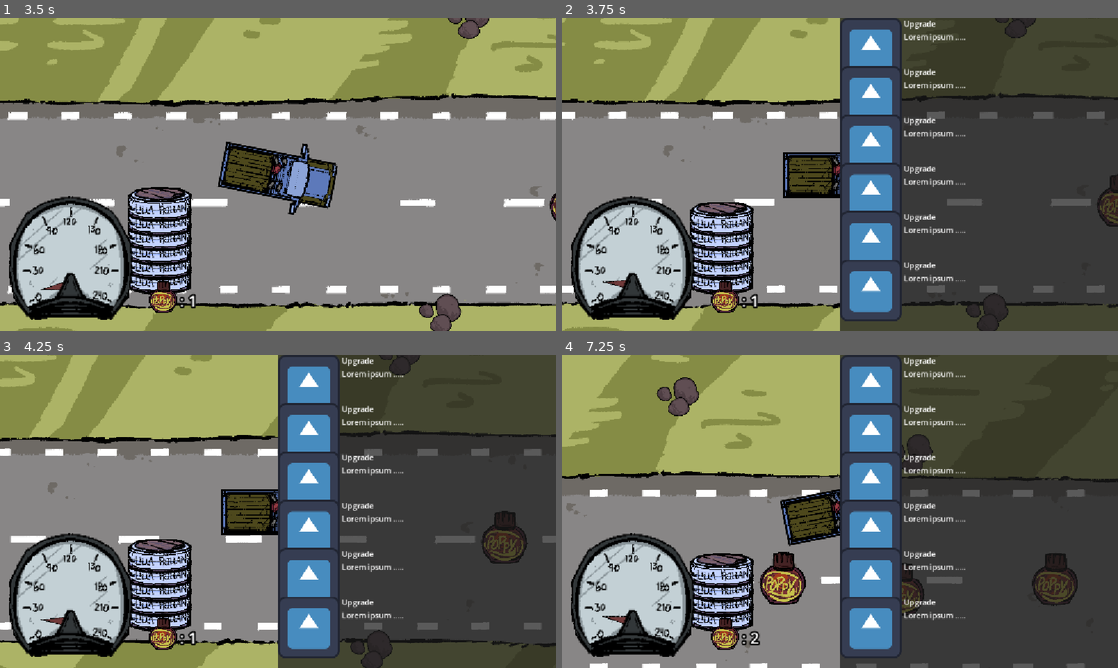
Above: before the commit, frames 1-4 (two rows, left to right).
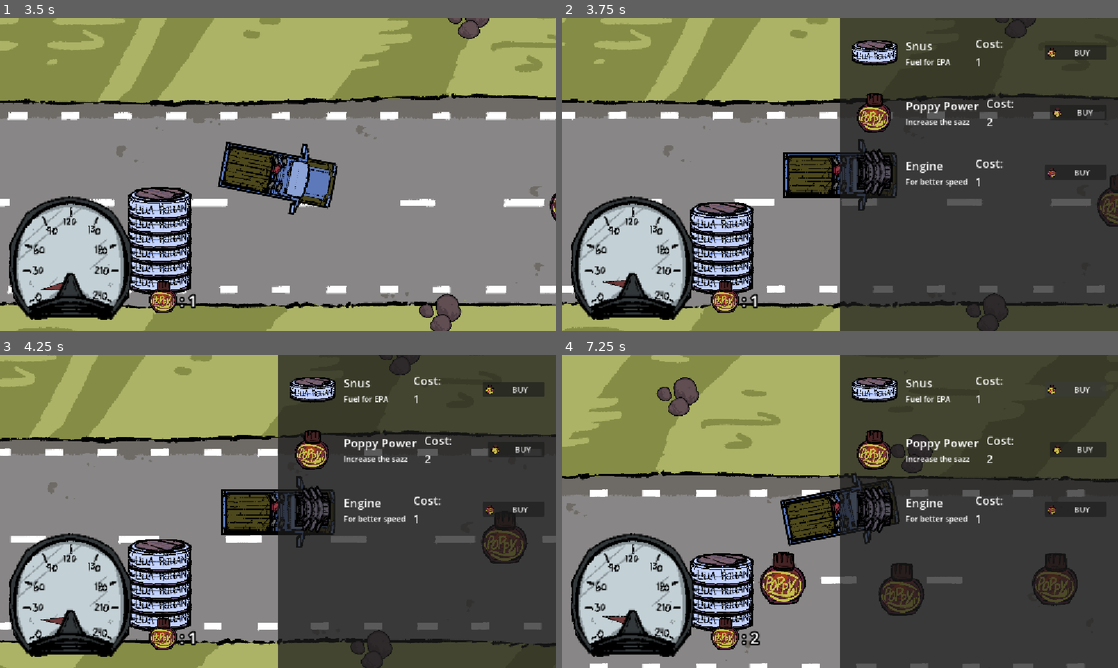
Above: after the commit, the same moments.

Repository: midenfors/project-epa
Game: Godot game, scene res://Scenes/UI/main_menu.tscn
Same seed, same stepped clock (60 frames per second), same inputs: the game is played once before the commit and once after it. The engine's default icon, where the game draws it, is replaced by a stand-in: a white triangle on a blue panel in a dark square.
Inputs (mouse positions are in pixels of both pictures, inside the frame that each line leads up to):
- Up to frame 1 (3.5 s): click "Start" at 0.5 s; tap Enter at 1.25 s; hold S (Turn Right) 1.28-2.03 s; tap Space (Boost) at 1.35 s; hold W (Turn Left) 2.03-2.78 s; tap A (Break) at 2.1 s; hold S (Turn Right) from 2.78 s (still down); tap D (Gas) at 2.85 s
- Up to frame 2 (3.75 s): release S (Turn Right) at 3.53 s; hold F (Upgrades) from 3.53 s (still down); tap Space (Boost) at 3.6 s
- Up to frame 3 (4.25 s): keep holding F (Upgrades)
- Up to frame 4 (7.25 s): release F (Upgrades) at 4.25 s; click (1073, 389) at 4.25 s, where only the run after the commit has a clickable "BUY"; hold W (Turn Left) from 5.03 s (still down); tap A (Break) at 5.1 s; tap D (Gas) at 5.85 s; tap Space (Boost) at 6.6 s

Frame 1 is identical in both runs. In frame 2, 12% of the frame differs, in the area x 50-98%, y 0-97%; in frame 3, 12%; in frame 4, 12%.

Commit message:
upgraded upgrades ui

Diff:
--- /dev/null
+++ b/Resources/Upgrades/engine.tres
@@ -0,0 +1,11 @@
+[gd_resource type="Resource" script_class="Upgrade" format=3 uid="uid://7jho10spoi8b"]
+
+[ext_resource type="Script" uid="uid://vn6db8n58n3i" path="res://Scripts/Upgrades.gd" id="1_3qrcw"]
+[ext_resource type="Texture2D" uid="uid://tg4u023ovifj" path="res://Assets/Art/Car_Engine2.png" id="1_a1vr3"]
+
+[resource]
+script = ExtResource("1_3qrcw")
+icon = ExtResource("1_a1vr3")
+name = "Engine"
+description = "For better speed"
+metadata/_custom_type_script = "uid://vn6db8n58n3i"
--- a/Resources/Upgrades/poppy_gen.tres
+++ /dev/null
@@ -1,11 +0,0 @@
-[gd_resource type="Resource" script_class="Upgrade" format=3 uid="uid://dc6i508vruwub"]
-
-[ext_resource type="Texture2D" uid="uid://0be866d3kn3x" path="res://Assets/Art/Poppy.png" id="1_bs4ol"]
-[ext_resource type="Script" uid="uid://vn6db8n58n3i" path="res://Scripts/Upgrades.gd" id="1_mddsl"]
-
-[resource]
-script = ExtResource("1_mddsl")
-icon = ExtResource("1_bs4ol")
-name = "Poppy Generation"
-upgrade_cost = 2
-metadata/_custom_type_script = "uid://vn6db8n58n3i"
--- /dev/null
+++ b/Resources/Upgrades/poppy_power.tres
@@ -0,0 +1,12 @@
+[gd_resource type="Resource" script_class="Upgrade" format=3 uid="uid://dc6i508vruwub"]
+
+[ext_resource type="Texture2D" uid="uid://0be866d3kn3x" path="res://Assets/Art/Poppy.png" id="1_kvkag"]
+[ext_resource type="Script" uid="uid://vn6db8n58n3i" path="res://Scripts/Upgrades.gd" id="2_fnjpg"]
+
+[resource]
+script = ExtResource("2_fnjpg")
+icon = ExtResource("1_kvkag")
+name = "Poppy Power"
+description = "Increase the sazz"
+upgrade_cost = 2
+metadata/_custom_type_script = "uid://vn6db8n58n3i"
--- a/Resources/Upgrades/snus.tres
+++ b/Resources/Upgrades/snus.tres
@@ -7,4 +7,5 @@
 script = ExtResource("1_dp32i")
 icon = ExtResource("1_2mmnb")
 name = "Snus"
+description = "Fuel for EPA"
 metadata/_custom_type_script = "uid://vn6db8n58n3i"
--- a/Scenes/UI/hud.tscn
+++ b/Scenes/UI/hud.tscn
@@ -10,7 +10,6 @@
 [ext_resource type="Texture2D" uid="uid://0be866d3kn3x" path="res://Assets/Art/Poppy.png" id="6_qdh5o"]
 [ext_resource type="Script" uid="uid://bwgijuonu3ed8" path="res://Scripts/pause_screen.gd" id="6_ux5h0"]
 [ext_resource type="PackedScene" uid="uid://djeomro3ibjbj" path="res://Scenes/UI/upgrade_container.tscn" id="7_7wqu8"]
-[ext_resource type="Script" uid="uid://cem1pomj4g7ir" path="res://Scripts/upgrade_container.gd" id="8_fqivn"]
 
 [sub_resource type="Gradient" id="Gradient_7wqu8"]
 offsets = PackedFloat32Array(1)
@@ -124,45 +123,38 @@
 anchor_bottom = 1.0
 grow_horizontal = 2
 grow_vertical = 2
+theme_override_constants/margin_left = 16
+theme_override_constants/margin_top = 16
+theme_override_constants/margin_right = 16
+theme_override_constants/margin_bottom = 16
 
 [node name="ScrollContainer" type="ScrollContainer" parent="Dashboard/UpgradeMenu/MarginContainer" unique_id=1775453935]
 layout_mode = 2
+horizontal_scroll_mode = 0
 
 [node name="VBoxContainer" type="VBoxContainer" parent="Dashboard/UpgradeMenu/MarginContainer/ScrollContainer" unique_id=1153365120]
 layout_mode = 2
 size_flags_horizontal = 3
 size_flags_vertical = 3
-theme_override_constants/separation = 100
+theme_override_constants/separation = 12
 
 [node name="UpgradeContainer" parent="Dashboard/UpgradeMenu/MarginContainer/ScrollContainer/VBoxContainer" unique_id=203992832 instance=ExtResource("7_7wqu8")]
 layout_mode = 2
-size_flags_horizontal = 3
-script = ExtResource("8_fqivn")
 
 [node name="UpgradeContainer2" parent="Dashboard/UpgradeMenu/MarginContainer/ScrollContainer/VBoxContainer" unique_id=745871550 instance=ExtResource("7_7wqu8")]
 layout_mode = 2
-size_flags_horizontal = 3
-script = ExtResource("8_fqivn")
 
 [node name="UpgradeContainer3" parent="Dashboard/UpgradeMenu/MarginContainer/ScrollContainer/VBoxContainer" unique_id=1349211232 instance=ExtResource("7_7wqu8")]
 layout_mode = 2
-size_flags_horizontal = 3
-script = ExtResource("8_fqivn")
 
 [node name="UpgradeContainer4" parent="Dashboard/UpgradeMenu/MarginContainer/ScrollContainer/VBoxContainer" unique_id=1678027254 instance=ExtResource("7_7wqu8")]
 layout_mode = 2
-size_flags_horizontal = 3
-script = ExtResource("8_fqivn")
 
 [node name="UpgradeContainer5" parent="Dashboard/UpgradeMenu/MarginContainer/ScrollContainer/VBoxContainer" unique_id=1588523995 instance=ExtResource("7_7wqu8")]
 layout_mode = 2
-size_flags_horizontal = 3
-script = ExtResource("8_fqivn")
 
 [node name="UpgradeContainer6" parent="Dashboard/UpgradeMenu/MarginContainer/ScrollContainer/VBoxContainer" unique_id=1944248447 instance=ExtResource("7_7wqu8")]
 layout_mode = 2
-size_flags_horizontal = 3
-script = ExtResource("8_fqivn")
 
 [node name="PauseScreen" type="Control" parent="." unique_id=1957676972]
 process_mode = 3
--- a/Scenes/UI/upgrade_container.tscn
+++ b/Scenes/UI/upgrade_container.tscn
@@ -1,34 +1,65 @@
 [gd_scene format=3 uid="uid://djeomro3ibjbj"]
 
 [ext_resource type="Texture2D" uid="uid://dlo5ipledi3xk" path="res://icon.svg" id="1_dwcnn"]
+[ext_resource type="Script" uid="uid://cem1pomj4g7ir" path="res://Scripts/upgrade_container.gd" id="1_y445p"]
+[ext_resource type="Texture2D" uid="uid://0be866d3kn3x" path="res://Assets/Art/Poppy.png" id="3_i25oc"]
 
-[node name="UpgradeContainer" type="Control" unique_id=203992832]
-layout_mode = 3
-anchors_preset = 15
+[node name="UpgradeContainer" type="MarginContainer" unique_id=203992832]
+anchors_preset = 10
 anchor_right = 1.0
-anchor_bottom = 1.0
 grow_horizontal = 2
-grow_vertical = 2
+size_flags_horizontal = 3
+theme_override_constants/margin_left = 8
+theme_override_constants/margin_top = 8
+theme_override_constants/margin_right = 8
+theme_override_constants/margin_bottom = 8
+script = ExtResource("1_y445p")
 
 [node name="HBoxContainer" type="HBoxContainer" parent="." unique_id=1179568591]
-layout_mode = 1
-anchors_preset = 10
-anchor_right = 1.0
-offset_bottom = 128.0
-grow_horizontal = 2
+layout_mode = 2
+theme_override_constants/separation = 16
 
 [node name="TextureRect" type="TextureRect" parent="HBoxContainer" unique_id=24992920]
+custom_minimum_size = Vector2(96, 96)
 layout_mode = 2
+size_flags_vertical = 4
 texture = ExtResource("1_dwcnn")
+expand_mode = 1
+stretch_mode = 5
 
 [node name="VBoxContainer" type="VBoxContainer" parent="HBoxContainer" unique_id=280630782]
 layout_mode = 2
 size_flags_horizontal = 3
+size_flags_vertical = 4
 
 [node name="Title" type="Label" parent="HBoxContainer/VBoxContainer" unique_id=960296813]
 layout_mode = 2
+theme_override_font_sizes/font_size = 24
 text = "Upgrade"
 
 [node name="Description" type="Label" parent="HBoxContainer/VBoxContainer" unique_id=1340556331]
 layout_mode = 2
 text = "Lorem ipsum ....."
+
+[node name="VBoxContainer2" type="VBoxContainer" parent="HBoxContainer" unique_id=1409506297]
+layout_mode = 2
+size_flags_horizontal = 3
+size_flags_vertical = 4
+
+[node name="Title" type="Label" parent="HBoxContainer/VBoxContainer2" unique_id=1609703749]
+layout_mode = 2
+theme_override_font_sizes/font_size = 24
+text = "Cost:"
+
+[node name="CostAmount" type="Label" parent="HBoxContainer/VBoxContainer2" unique_id=93973739]
+layout_mode = 2
+theme_override_font_sizes/font_size = 24
+text = "0"
+
+[node name="Button" type="Button" parent="HBoxContainer" unique_id=409634085]
+layout_mode = 2
+size_flags_horizontal = 3
+size_flags_vertical = 4
+text = "BUY"
+icon = ExtResource("3_i25oc")
+expand_icon = true
--- a/Scripts/Upgrades.gd
+++ b/Scripts/Upgrades.gd
@@ -1,7 +1,7 @@
 extends Resource
 class_name Upgrade
 
-@export var icon : CompressedTexture2D = load("res://icon.svg")
+@export var icon : Texture2D = load("res://icon.svg")
 @export var name :String = "NONAME"
 @export var description: String = "Lorem ipsum..."
 @export var upgrade_cost : int = 1
--- a/Scripts/UpgradesMenu.gd
+++ b/Scripts/UpgradesMenu.gd
@@ -1,4 +1,21 @@
 extends Control
 
+var upgrade_container_scene = load("res://Scenes/UI/upgrade_container.tscn") as PackedScene
+@onready var upgrades_container = $MarginContainer/ScrollContainer/VBoxContainer
+
+var upgrade_list = [
+"res://Resources/Upgrades/snus.tres",
+"res://Resources/Upgrades/poppy_power.tres",
+"res://Resources/Upgrades/engine.tres"
+
+]
+
 func _ready() -> void:
-	pass
+	var children = upgrades_container.get_children()
+	for child in children:
+		child.queue_free()
+
+	for path in upgrade_list:
+		var container = upgrade_container_scene.instantiate()
+		container.upgrade = load(path) as Upgrade  # assign as upgrade
+		upgrades_container.add_child(container)
--- a/Scripts/hud.gd
+++ b/Scripts/hud.gd
@@ -11,7 +11,7 @@
 
 	update_poppy_label()
 
-func _unhandled_input(event: InputEvent) -> void:
+func _unhandled_input(_event: InputEvent) -> void:
 	if Input.is_action_just_pressed("Upgrades"):
 		if not $Dashboard/UpgradeMenu.visible:
 			show_upgrades()
--- a/Scripts/upgrade_container.gd
+++ b/Scripts/upgrade_container.gd
@@ -7,3 +7,4 @@
 		$HBoxContainer/TextureRect.texture = upgrade.icon
 		$HBoxContainer/VBoxContainer/Title.text = upgrade.name
 		$HBoxContainer/VBoxContainer/Description.text = upgrade.description
+		$HBoxContainer/VBoxContainer2/CostAmount.text = str(upgrade.upgrade_cost)
